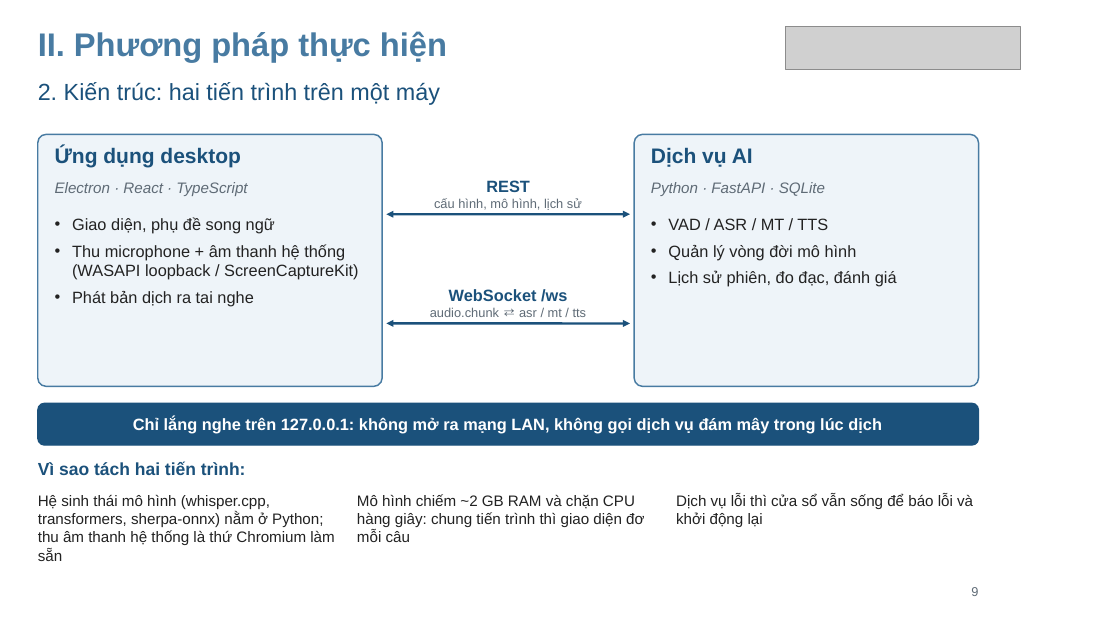
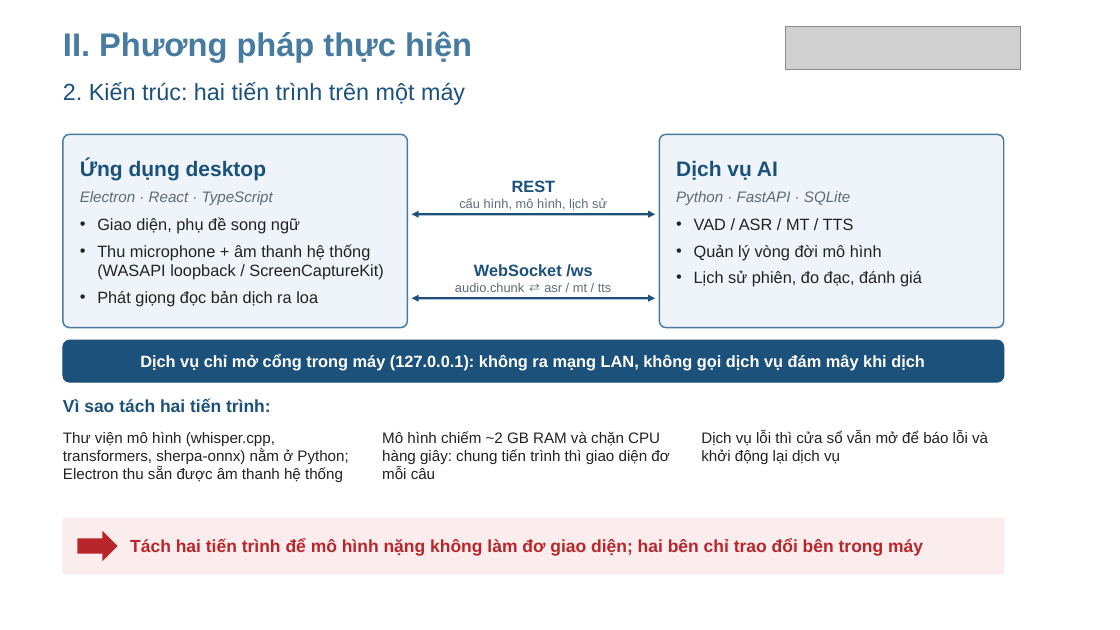
Before and after one commit to RokeyHung/local-live-voice-translator, a slide deck: slide 9 of docs/slides/24410300_NgoManhHung_SlideBaoVe.pptx. Drawn at 1120x630 pixels with LibreOffice and Linux fonts; fonts in the diff are those of the drawing; grey boxes stand for pictures; background and template pictures are left out. Boxes give left, top, right and bottom in pixels: in the first picture for what was removed or moved away, otherwise in the second. Text is boxed around its words. In the diff, an @@ line names an element or a change of style, - is before the commit and + after.

```diff
--- a/docs/slides/24410300_NgoManhHung_SlideBaoVe.pptx
+++ b/docs/slides/24410300_NgoManhHung_SlideBaoVe.pptx
@@ rounded rectangle: place and size @@
-rounded rectangle at [38,134,382,386]
+rounded rectangle at [63,134,408,328]
@@ rounded rectangle: place and size @@
-rounded rectangle at [634,134,979,386]
+rounded rectangle at [660,134,1004,328]
@@ line spacing 1 to 1.5 in 4 elements at [80,159,266,180], [80,191,273,205], [676,160,778,180], [676,191,850,205] @@
@@ text "Giao diện, phụ đề song ...": place and size @@
-text "Giao diện, phụ đề song ..." at [72,217,359,307]
+text "Giao diện, phụ đề song ..." at [97,217,384,307]
@@ 7 texts, 1 double arrow: place and size @@
-7 texts, 1 double arrow at [38,31,825,214]
+7 texts, 1 double arrow at [63,31,850,214]
@@ text "VAD / ASR / MT ...": place and size @@
-text "VAD / ASR / MT ..." at [668,218,897,287]
+text "VAD / ASR / MT ..." at [694,218,922,287]
@@ text "WebSocket /ws": place and size @@
-text "WebSocket /ws" at [430,289,587,317]
+text "WebSocket /ws" at [455,264,612,292]
@@ text at [97,291,318,307]: text changed @@
-• Phát bản dịch ra tai nghe
+• Phát giọng đọc bản dịch ra loa
@@ double arrow moved from (386, 323) - (630, 323) to (412, 298) - (655, 298) @@
@@ 2 texts, 1 rounded rectangle: place and size @@
-2 texts, 1 rounded rectangle at [38,403,979,542]
+2 texts, 1 rounded rectangle at [63,340,1004,479]
@@ text at [140,354,925,371]: text changed @@
-Chỉ lắng nghe trên 127.0.0.1: không mở ra mạng LAN, không gọi dịch vụ đám mây trong lúc dịch
+Dịch vụ chỉ mở cổng trong máy (127.0.0.1): không ra mạng LAN, không gọi dịch vụ đám mây khi dịch
@@ text at [63,432,348,482]: text changed @@
-Hệ sinh thái mô hình (whisper.cpp, transformers, sherpa-onnx) nằm ở Python; thu âm thanh hệ thống là thứ Chromium làm sẵn
+Thư viện mô hình (whisper.cpp, transformers, sherpa-onnx) nằm ở Python; Electron thu sẵn được âm thanh hệ thống
@@ text at [701,431,988,464]: text changed @@
-Dịch vụ lỗi thì cửa sổ vẫn sống để báo lỗi và khởi động lại
+Dịch vụ lỗi thì cửa sổ vẫn mở để báo lỗi và khởi động lại dịch vụ
@@ rounded rectangle added at [63,518,1004,574], fill #FBEDED, outline #FBEDED 1 pt @@
@@ right arrow added at [77,531,118,561], fill #B8262B @@
@@ text added at [130,539,923,556], 15 pt, text #B8262B, bold @@
+Tách hai tiến trình để mô hình nặng không làm đơ giao diện; hai bên chỉ trao đổi bên trong máy
@@ text "9": place and size @@
-text "9" at [971,587,978,596]
+text "9" at [1046,586,1109,613]
@@ text "9" at [1046,586,1109,613]: size 11 to 12 pt, text colour #5F6B76 to #FFFFFF, bold on; alignment right to centre @@
```
Also in this commit, not shown: 30 other slides changed, 14 slides added, 45 other files.
